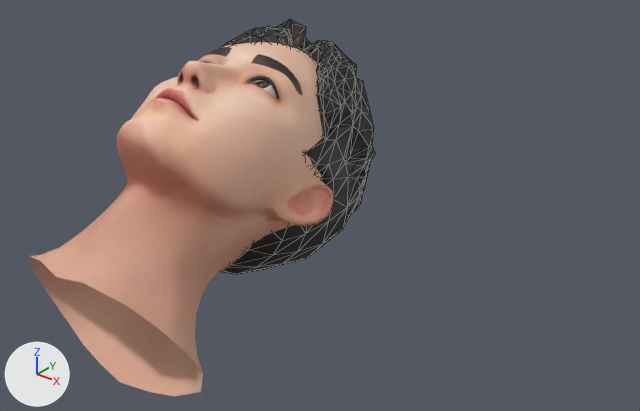
What one commit did to the glTF model assets/asset.glb.
Both versions are drawn from a camera (50 mm lens) standing at (0.36, -0.344, 0.296) and looking at (0.063, 0.027, 0.067). Arrows for +X, +Y and +Z are at lower left; the lights stay in place. Mesh edges are drawn as thin lines on the coarser meshes. Where no turn or scale is listed for an object, it has been applied to the vertices.

In view in the first picture: 'Wolf3D_Hair', 'Wolf3D_Head'.
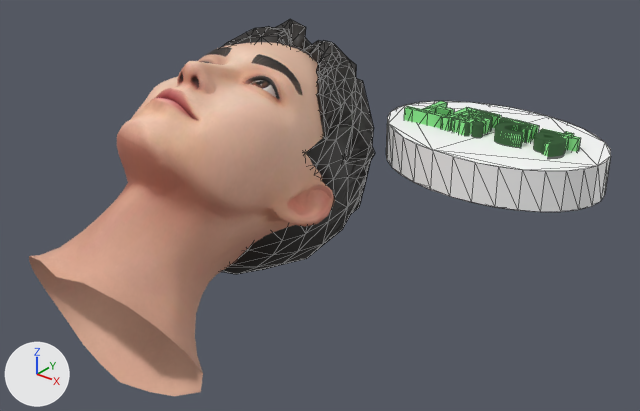
The change, as a diff of the scene's bpy script:
```diff
--- a/assets/asset.glb.py
+++ b/assets/asset.glb.py
@@ mat_マテリアル @@
+mat_マテリアル = principled_material('マテリアル')
+mat_マテリアル.base_color = (0.226, 0.8, 0.238)  # green #83e786
@@ mat_マテリアル_001 @@
+mat_マテリアル_001 = principled_material('マテリアル.001')
+mat_マテリアル_001.base_color = (1.0, 1.0, 1.0)  # white #ffffff
@@ me_テキスト @@
+me_テキスト.from_pydata(...)  # 1324 vertices, 2636 faces; spans x 0.0005..0.1082, y -0.0035..0.023, z -0.0083..0.0083
+me_テキスト.materials.append(mat_マテリアル)  # green #83e786
@@ me_円柱_001 @@
+me_円柱_001.from_pydata(...)  # a 32-sided cylinder along z spanning x -0.0713..0.0713, y -0.0483..0.0483, z -0.0433..-0.0183
+me_円柱_001.materials.append(mat_マテリアル_001)  # white #ffffff
@@ ob_テキスト @@
+ob_テキスト = bpy.data.objects.new('テキスト', me_テキスト)
+ob_テキスト.location = (0.0703, 0.1052, 0.1001)
@@ ob_円柱_001 @@
+ob_円柱_001 = bpy.data.objects.new('円柱.001', me_円柱_001)
+ob_円柱_001.location = (0.1263, 0.1173, 0.1189)
```

What differs and where, as boxes [x1, y1, x2, y2] in the pictures (640 x 411 px):
'円柱.001', added
    after: [386, 101, 611, 212]
'テキスト', added (green)
    after: [404, 101, 581, 157]
